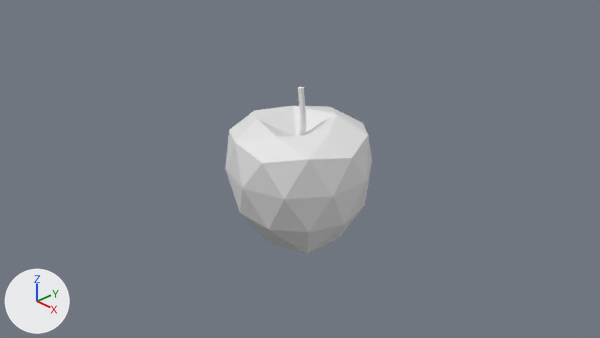
The Blender file Clipper1/Assets/Models/Apple.blend as it was, and as the next commit left it.
The view is the same before and after, from the file's camera 'Camera'. Every picture has the same lights, and +X, +Y and +Z are marked at lower left.

The scene before the commit, as lines of its bpy script (objects in view):
```python
me_cylinder = bpy.data.meshes.new('Cylinder')
me_cylinder.from_pydata(...)  # 96 vertices, 66 faces; spans x -1.2..2.31, y -0.86..1.14, z -0.92..1.02
me_icosphere = bpy.data.meshes.new('Icosphere')
me_icosphere.from_pydata(...)  # 42 vertices, 80 faces; spans x -0.95..0.96, y -1.0..1.0, z -1.07..0.63
ob_cylinder = bpy.data.objects.new('Cylinder', me_cylinder)
ob_cylinder.location = (-0.027, 0.041, 0.507)
ob_cylinder.scale = (0.04, 0.04, 0.568)
ob_icosphere = bpy.data.objects.new('Icosphere', me_icosphere)
ob_icosphere.location = (0.0, 0.0, 0.0)
```
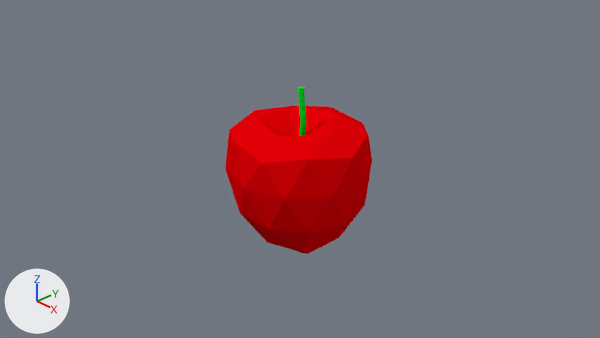
Pixel boxes [x1, y1, x2, y2] of what changed, in the pictures (600 x 338 px):
```json
{"object": "Icosphere", "change": "recoloured", "before": [225, 106, 372, 254], "after": [225, 106, 372, 254], "on screen": "white to red"}
{"object": "Cylinder", "change": "recoloured", "before": [298, 87, 306, 136], "after": [298, 87, 306, 136], "on screen": "grey to green"}
```

Edits to the scene script, one JSON object a line:
```json
{"op": "add", "block": "mat_material_002", "code": ["mat_material_002 = diffuse_material('Material.002')", "mat_material_002.base_color = (0.0, 0.8, 0.0171)  # green #00e723"]}
{"op": "add", "block": "mat_material_001", "code": ["mat_material_001 = diffuse_material('Material.001')", "mat_material_001.base_color = (0.8, 0.0, 0.00214)  # red #e70007"]}
{"block": "me_icosphere", "where": "me_icosphere.from_pydata(...)  # 42 vertices, 80 faces; spans x -0.95..0.96, y -1.0..1.0, z -1.07..0.63"}
{"op": "add", "block": "me_icosphere", "code": "me_icosphere.materials.append(mat_material_001)  # red #e70007"}
{"block": "me_cylinder", "where": "me_cylinder.from_pydata(...)  # 96 vertices, 66 faces; spans x -1.2..2.31, y -0.86..1.14, z -0.92..1.02"}
{"op": "add", "block": "me_cylinder", "code": "me_cylinder.materials.append(mat_material_002)  # green #00e723"}
```
